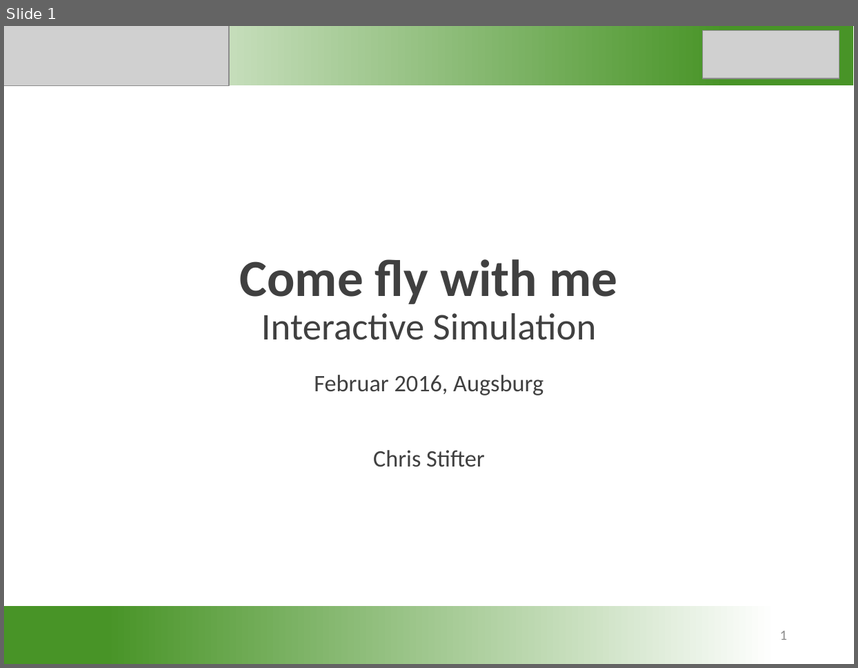
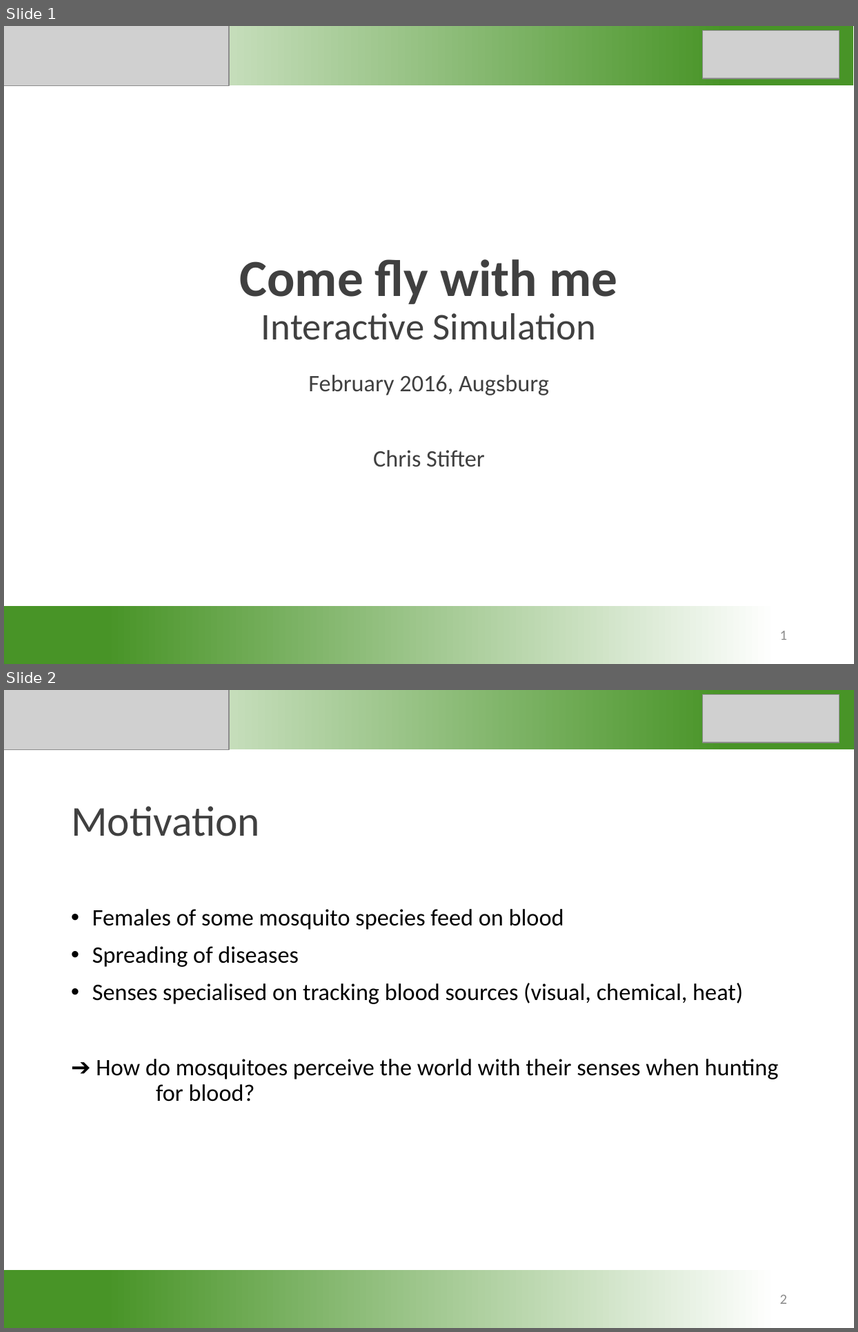
Before and after one commit to unia-intsim-ws1516/group07-tran-stifter, a slide deck: Folien_Come_fly_with_me.pptx. Shown one above the other, each under a label of ours: slide 1 before the commit, slides 1 and 2 after it. The pictures are 858x668 and 858x1332 pixels, drawn with LibreOffice and Linux fonts; fonts in the diff are those of the drawing; grey boxes stand for pictures. Boxes give left, top, right and bottom in pixels: in the first picture for what was removed or moved away, otherwise in the second. Text is boxed around its words. In the diff, an @@ line names an element or a change of style, - is before the commit and + after.

```diff
--- a/Folien_Come_fly_with_me.pptx
+++ b/Folien_Come_fly_with_me.pptx
@@ slide 2 added at (x1=4, y1=690, x2=854, y2=1328), background #FFFFFF @@
@@ rectangle added at (x1=4, y1=690, x2=854, y2=749), fill gradient #FFFFFF to #489427 @@
@@ picture added at (x1=4, y1=690, x2=229, y2=749) @@
@@ picture added at (x1=703, y1=694, x2=840, y2=742) @@
@@ title added at (x1=71, y1=806, x2=260, y2=836), 36 pt, text #404040 @@
+Motivation
@@ text added at (x1=92, y1=909, x2=779, y2=1101), 20 pt, text #000000 @@
+• Females of some mosquito species feed on blood
+• Spreading of diseases
+• Senses specialised on tracking blood sources (visual, chemical, heat)
+➔ How do mosquitoes perceive the world with their senses when hunting for blood?
@@ rectangle added at (x1=4, y1=1270, x2=853, y2=1328), fill gradient #489427 to #FFFFFF @@
@@ page number added at (x1=780, y1=1294, x2=787, y2=1303), 12 pt, text #8C8C8C @@
+2
@@ slide 1 changed as well @@
@@ subtitle at (x1=308, y1=374, x2=549, y2=395): text changed @@
-Februar 2016, Augsburg
+February 2016, Augsburg
```
Also in this commit, not shown: 2 other slides added, 2 slides removed.
